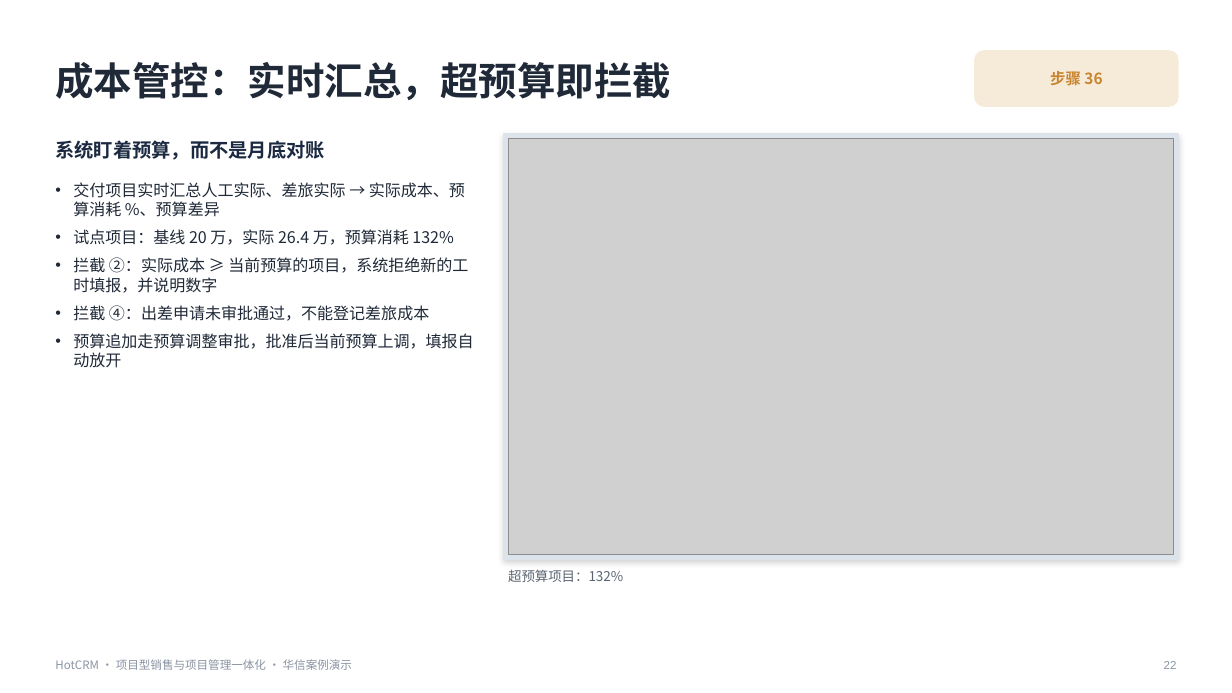
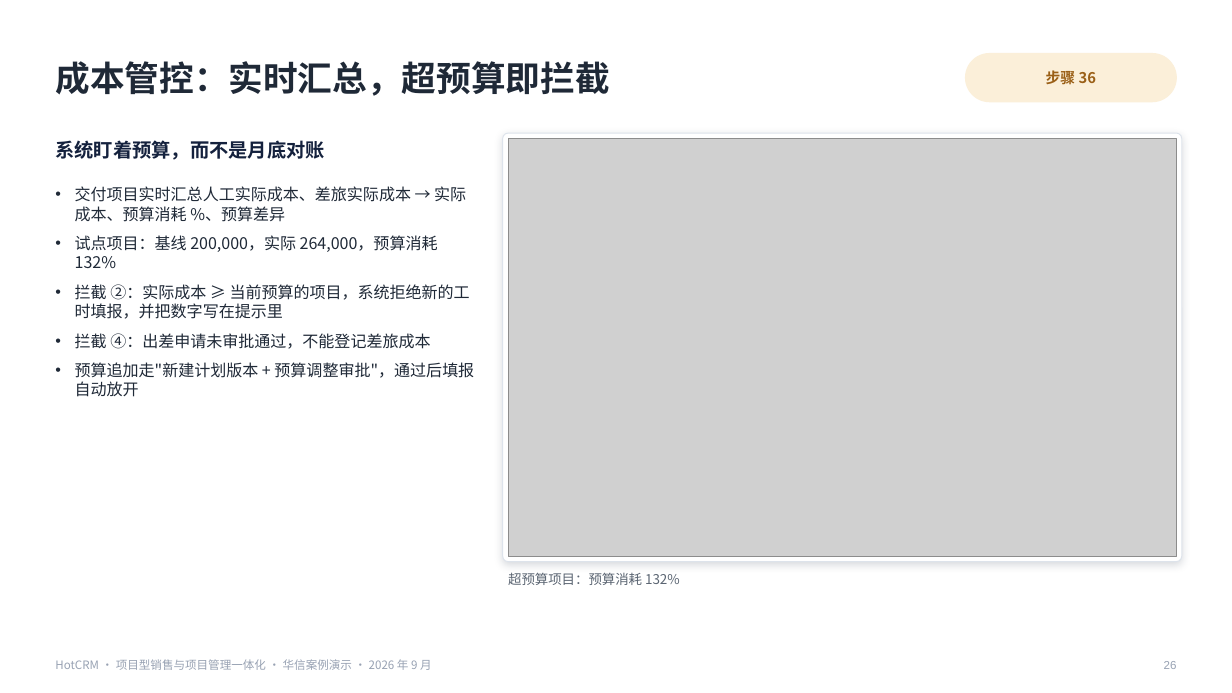
Before and after one commit to sunhaolin/hotcrm, a slide deck: slide 26 of docs/demo/psa-presales/客户汇报-华信案例.pptx (slide 22 before the commit). Drawn at 1232x693 pixels with LibreOffice and Linux fonts; fonts in the diff are those of the drawing; grey boxes stand for pictures. Boxes give left, top, right and bottom in pixels: in the first picture for what was removed or moved away, otherwise in the second. Text is boxed around its words. In the diff, an @@ line names an element or a change of style, - is before the commit and + after.

```diff
--- a/docs/demo/psa-presales/客户汇报-华信案例.pptx
+++ b/docs/demo/psa-presales/客户汇报-华信案例.pptx
@@ text "成本管控：实时汇总，超预算即拦截" at box(55, 61, 609, 96): size 30 to 27 pt @@
@@ text "步骤 36" at box(1046, 70, 1096, 84): size 12 to 11.5 pt, text colour #C8842E to #9A5F16 @@
@@ rounded rectangle: place and size @@
-rounded rectangle at box(975, 51, 1178, 106)
+rounded rectangle at box(966, 54, 1177, 102)
@@ rounded rectangle at box(966, 54, 1177, 102): fill #F6EAD8 to #FBEFD9; outline #F6EAD8 1 pt to #FBEFD9 1 pt; proportions changed @@
@@ rounded rectangle added at box(503, 133, 1182, 562), fill #FFFFFF, outline #DDE3EB 0.75 pt @@
@@ rectangle removed at box(504, 134, 1178, 559) @@
@@ text at box(75, 186, 470, 319): text changed @@
-• 交付项目实时汇总人工实际、差旅实际 → 实际成本、预算消耗 %、预算差异
-• 试点项目：基线 20 万，实际 26.4 万，预算消耗 132%
-• 拦截 ②：实际成本 ≥ 当前预算的项目，系统拒绝新的工时填报，并说明数字
+• 交付项目实时汇总人工实际成本、差旅实际成本 → 实际成本、预算消耗 %、预算差异
+• 试点项目：基线 200,000，实际 264,000，预算消耗 132%
+• 拦截 ②：实际成本 ≥ 当前预算的项目，系统拒绝新的工时填报，并把数字写在提示里
@@ text at box(75, 333, 430, 349): indent changed; more space between paragraphs @@
@@ text at box(75, 362, 474, 397): text changed @@
-• 预算追加走预算调整审批，批准后当前预算上调，填报自动放开
+• 预算追加走"新建计划版本 + 预算调整审批"，通过后填报自动放开
@@ text at box(508, 572, 680, 585): text changed @@
-超预算项目：132%
+超预算项目：预算消耗 132%
@@ text at box(55, 659, 432, 670): text changed; text colour #8A94A3 to #98A2B3 @@
-HotCRM · 项目型销售与项目管理一体化 · 华信案例演示
+HotCRM · 项目型销售与项目管理一体化 · 华信案例演示 · 2026 年 9 月
@@ text at box(1164, 661, 1177, 669): text changed; text colour #8A94A3 to #98A2B3 @@
-22
+26
```
Also in this commit, not shown: 31 other slides changed, 3 slides added, 49 other files.
